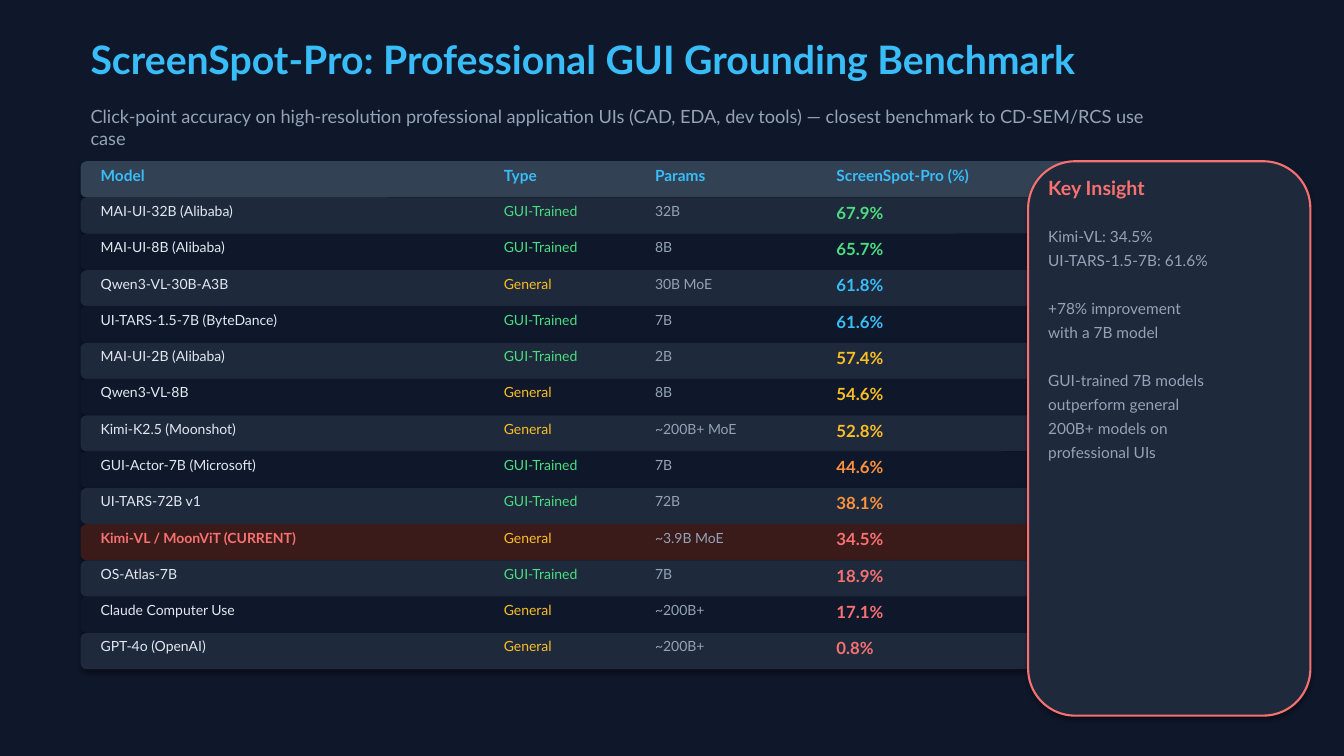
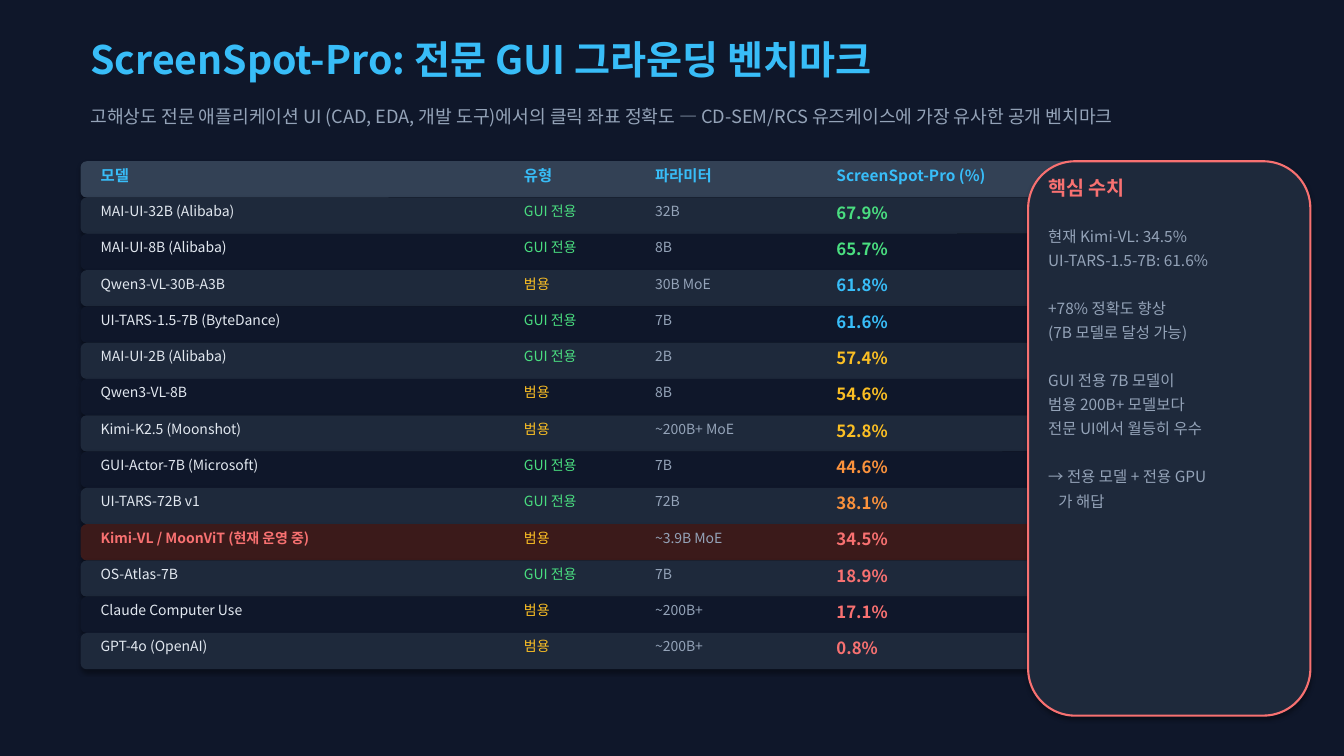
Before and after one commit to DarrenKoi/auto_recipe_creator, a slide deck: slide 3 of docs/gui_vlm_gpu_h200_proposal.pptx. Drawn at 1344x756 pixels with LibreOffice and Linux fonts; fonts in the diff are those of the drawing. Boxes give left, top, right and bottom in pixels: in the first picture for what was removed or moved away, otherwise in the second. Text is boxed around its words. In the diff, an @@ line names an element or a change of style, - is before the commit and + after.

```diff
--- a/docs/gui_vlm_gpu_h200_proposal.pptx
+++ b/docs/gui_vlm_gpu_h200_proposal.pptx
@@ text at box(91, 41, 871, 83): text changed; font Lato to Noto Sans CJK KR @@
-ScreenSpot-Pro: Professional GUI Grounding Benchmark
+ScreenSpot-Pro: 전문 GUI 그라운딩 벤치마크
@@ text at box(91, 108, 1113, 127): text changed; font Lato to Noto Sans CJK KR @@
-Click-point accuracy on high-resolution professional application UIs (CAD, EDA, dev tools) — closest benchmark to CD-SEM/RCS use case
+고해상도 전문 애플리케이션 UI (CAD, EDA, 개발 도구)에서의 클릭 좌표 정확도 — CD-SEM/RCS 유즈케이스에 가장 유사한 공개 벤치마크
@@ text at box(101, 168, 129, 182): text changed; font Lato to Noto Sans CJK KR @@
-Model
+모델
@@ text at box(524, 168, 552, 183): text changed; font Lato to Noto Sans CJK KR @@
-Type
+유형
@@ text at box(655, 168, 712, 183): text changed; font Lato to Noto Sans CJK KR @@
-Params
+파라미터
@@ text at box(1048, 178, 1125, 197): text changed; font Lato to Noto Sans CJK KR @@
-Key Insight
+핵심 수치
@@ text at box(524, 204, 577, 217): text changed; font Lato to Noto Sans CJK KR @@
-GUI-Trained
+GUI 전용
@@ text at box(1048, 229, 1187, 243): text changed; font Lato to Noto Sans CJK KR @@
-Kimi-VL: 34.5%
+현재 Kimi-VL: 34.5%
@@ text at box(524, 240, 577, 253): text changed; font Lato to Noto Sans CJK KR @@
-GUI-Trained
+GUI 전용
@@ text at box(1048, 254, 1208, 266): font Lato to Noto Sans CJK KR in "UI-TARS-1.5-7B: 61.6%" @@
@@ text at box(524, 277, 550, 290): text changed; font Lato to Noto Sans CJK KR @@
-General
+범용
@@ text at box(524, 313, 577, 326): text changed; font Lato to Noto Sans CJK KR @@
-GUI-Trained
+GUI 전용
@@ text at box(1048, 301, 1206, 508): text changed; font Lato to Noto Sans CJK KR @@
-+78% improvement
-with a 7B model
-GUI-trained 7B models
-outperform general
-200B+ models on
-professional UIs
++78% 정확도 향상
+(7B 모델로 달성 가능)
+GUI 전용 7B 모델이
+범용 200B+ 모델보다
+전문 UI에서 월등히 우수
+→ 전용 모델 + 전용 GPU
+가 해답
@@ text at box(524, 349, 577, 362): text changed; font Lato to Noto Sans CJK KR @@
-GUI-Trained
+GUI 전용
@@ text at box(524, 385, 550, 398): text changed; font Lato to Noto Sans CJK KR @@
-General
+범용
@@ text at box(524, 422, 550, 435): text changed; font Lato to Noto Sans CJK KR @@
-General
+범용
@@ text at box(524, 458, 577, 471): text changed; font Lato to Noto Sans CJK KR @@
-GUI-Trained
+GUI 전용
@@ text at box(524, 494, 577, 507): text changed; font Lato to Noto Sans CJK KR @@
-GUI-Trained
+GUI 전용
@@ text at box(101, 531, 309, 546): text changed; font Lato to Noto Sans CJK KR @@
-Kimi-VL / MoonViT (CURRENT)
+Kimi-VL / MoonViT (현재 운영 중)
@@ text at box(524, 531, 550, 544): text changed; font Lato to Noto Sans CJK KR @@
-General
+범용
@@ text at box(524, 567, 577, 580): text changed; font Lato to Noto Sans CJK KR @@
-GUI-Trained
+GUI 전용
@@ text at box(524, 603, 550, 616): text changed; font Lato to Noto Sans CJK KR @@
-General
+범용
@@ font Lato to Noto Sans CJK KR in 39 elements at box(836, 169, 955, 185), box(655, 206, 680, 216), box(836, 206, 887, 220), box(655, 242, 672, 252), box(836, 242, 887, 256), box(655, 279, 711, 289), box(836, 278, 887, 292), box(655, 315, 672, 325), box(836, 315, 887, 329), box(655, 351, 672, 361), box(836, 351, 887, 365), box(655, 387, 672, 397), box(836, 387, 887, 401), box(655, 424, 734, 434), box(836, 424, 887, 438), box(655, 460, 672, 470), box(836, 460, 887, 474), box(655, 496, 680, 506), box(836, 496, 887, 510), box(655, 532, 722, 543), box(836, 532, 887, 546), box(655, 569, 672, 579), box(836, 569, 887, 583), box(655, 605, 703, 615), box(836, 605, 887, 619), box(655, 641, 703, 651), box(836, 641, 877, 655), box(101, 204, 234, 219), box(101, 241, 226, 255), box(101, 278, 226, 292), box(101, 313, 280, 329), box(101, 350, 226, 364), box(101, 386, 188, 400), box(101, 422, 242, 437), box(101, 458, 258, 473), box(101, 495, 200, 506), box(101, 568, 178, 579), box(101, 604, 242, 619), box(101, 639, 207, 654) @@
@@ text at box(524, 639, 550, 652): text changed; font Lato to Noto Sans CJK KR @@
-General
+범용
```
Also in this commit, not shown: 4 other slides changed, 3 slides added, 3 slides removed, 1 other file.
